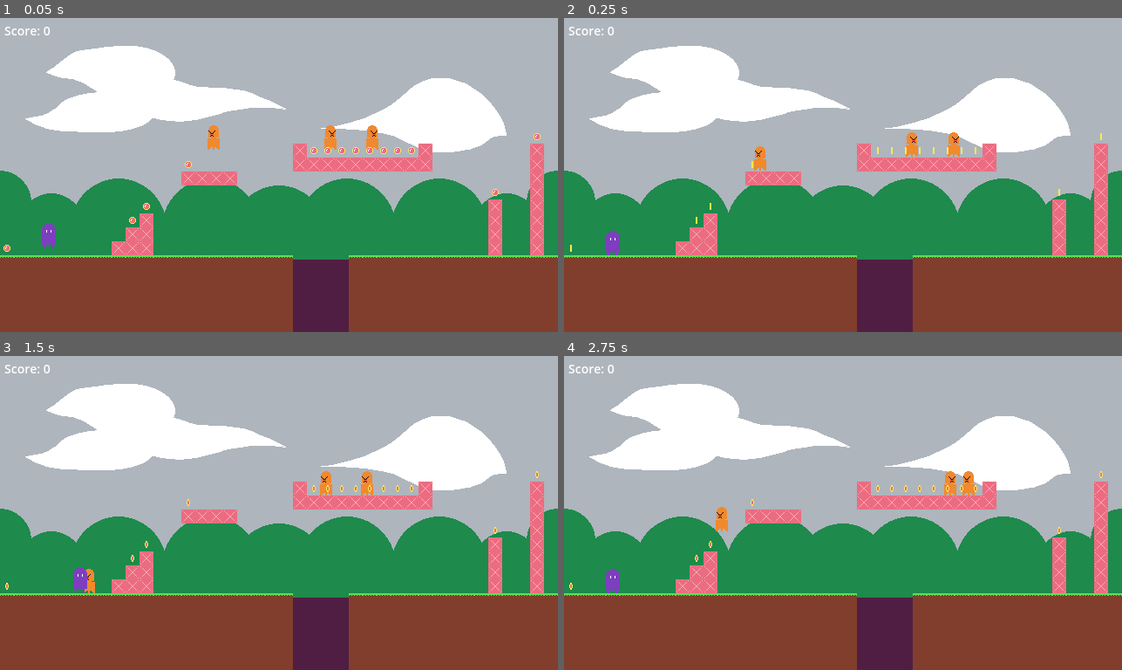
Above: before the commit, frames 1-4 (two rows, left to right).
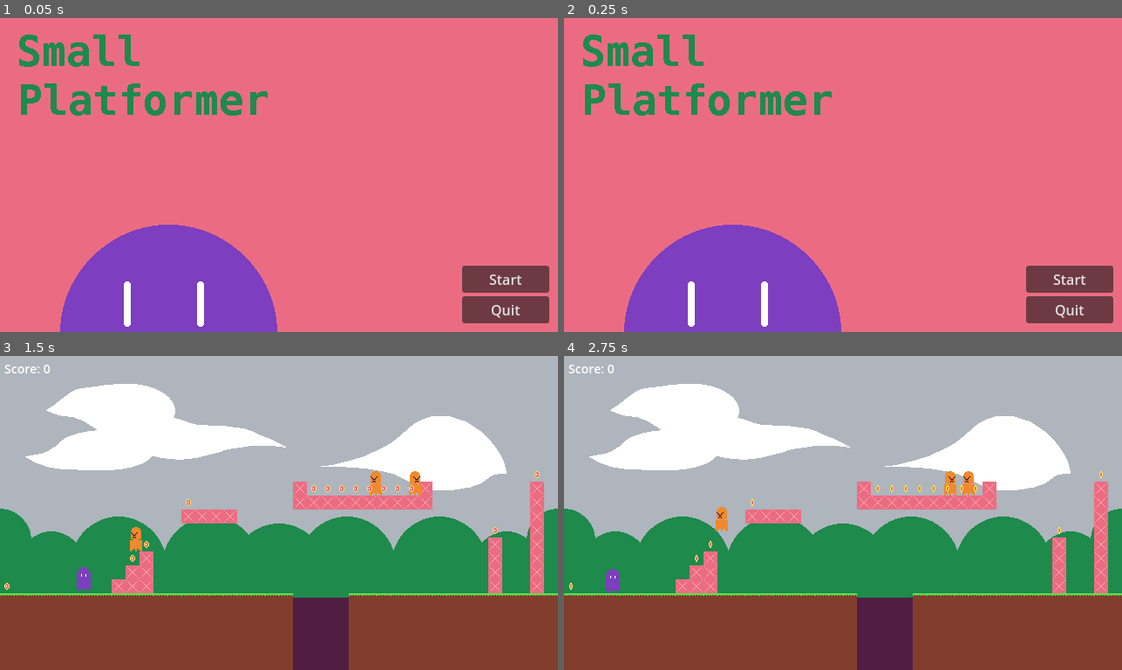
Above: after the commit, the same moments.

Repository: tfcb93/module-small-platformer
Game: Godot game, scene res://scenes/game.tscn
Two runs of this game, one before a commit and one after it. Both use one fixed random seed, a clock stepped at 60 frames per second and the inputs below.
Inputs (mouse positions are in pixels of both pictures, inside the frame that each line leads up to):
- Up to frame 1 (0.05 s): no input
- Up to frame 2 (0.25 s): no input
- Up to frame 3 (1.5 s): click (507, 616) at 0.5 s, where only the run after the commit has a clickable "Start"; hold Right (right) from 1.28 s (still down)
- Up to frame 4 (2.75 s): tap Space (jump) at 1.52 s; release Right (right) at 2 s; click "Restart" at 2 s

The runs differ from the first frame. In frame 1, 94% of the frame differs, in the area x 0-100%, y 0-100%; in frame 2, 95%; in frame 3, 0.9%; in frame 4, nothing differs.

Commit message:
Adds start screen

Diff:
--- a/scenes/game.tscn
+++ b/scenes/game.tscn
@@ -1,9 +1,10 @@
-[gd_scene load_steps=5 format=3 uid="uid://hu5yrkqxq6au"]
+[gd_scene load_steps=6 format=3 uid="uid://hu5yrkqxq6au"]
 
 [ext_resource type="Script" uid="uid://bu7e2kwg3tqg4" path="res://scripts/game.gd" id="1_gd55p"]
 [ext_resource type="PackedScene" uid="uid://d711eis0raum" path="res://scenes/background.tscn" id="2_lbhrr"]
 [ext_resource type="PackedScene" uid="uid://c6thgcr06l35p" path="res://scenes/audio_management.tscn" id="4_lbhrr"]
 [ext_resource type="PackedScene" uid="uid://c07ubfg6oras7" path="res://scenes/ui.tscn" id="5_iywne"]
+[ext_resource type="PackedScene" uid="uid://cv36qe2hnc12b" path="res://scenes/start_screen.tscn" id="5_p57ef"]
 
 [node name="Game" type="Node2D"]
 script = ExtResource("1_gd55p")
@@ -13,3 +14,6 @@
 [node name="AudioManagement" parent="." instance=ExtResource("4_lbhrr")]
 
 [node name="UI" parent="." instance=ExtResource("5_iywne")]
+
+[node name="Start Screen" parent="." instance=ExtResource("5_p57ef")]
+unique_name_in_owner = true
--- /dev/null
+++ b/scenes/start_screen.tscn
@@ -0,0 +1,48 @@
+[gd_scene load_steps=3 format=3 uid="uid://cv36qe2hnc12b"]
+
+[ext_resource type="Script" uid="uid://btedjcmobtt8y" path="res://scripts/start_screen.gd" id="1_o7i0r"]
+[ext_resource type="Texture2D" uid="uid://c5l82vmrv78j1" path="res://assets/images/title_screen.png" id="1_tx5wa"]
+
+[node name="Start Screen" type="Node2D"]
+script = ExtResource("1_o7i0r")
+
+[node name="interface" type="CanvasLayer" parent="."]
+
+[node name="Control" type="Control" parent="interface"]
+layout_mode = 3
+anchors_preset = 15
+anchor_right = 1.0
+anchor_bottom = 1.0
+grow_horizontal = 2
+grow_vertical = 2
+
+[node name="VBoxContainer" type="VBoxContainer" parent="interface/Control"]
+custom_minimum_size = Vector2(100, 0)
+layout_mode = 1
+anchors_preset = 3
+anchor_left = 1.0
+anchor_top = 1.0
+anchor_right = 1.0
+anchor_bottom = 1.0
+offset_left = -50.0
+offset_top = -50.0
+offset_right = -10.0
+offset_bottom = -10.0
+grow_horizontal = 0
+grow_vertical = 0
+
+[node name="start game" type="Button" parent="interface/Control/VBoxContainer"]
+layout_mode = 2
+text = "Start"
+
+[node name="quit" type="Button" parent="interface/Control/VBoxContainer"]
+unique_name_in_owner = true
+layout_mode = 2
+text = "Quit"
+
+[node name="background" type="Sprite2D" parent="."]
+texture = ExtResource("1_tx5wa")
+offset = Vector2(320, 180)
+
+[connection signal="pressed" from="interface/Control/VBoxContainer/start game" to="." method="_on_start_game_pressed"]
+[connection signal="pressed" from="interface/Control/VBoxContainer/quit" to="." method="_on_quit_pressed"]
--- a/scripts/events.gd
+++ b/scripts/events.gd
@@ -1,4 +1,6 @@
 extends Node;
+
+signal start_game();
 
 signal update_camera_limits();
 
--- a/scripts/game.gd
+++ b/scripts/game.gd
@@ -6,8 +6,7 @@
 
 func _ready() -> void:
 
-	create_level();
-
+	Events.start_game.connect(_on_start_game);
 	Events.win.connect(_on_win);
 	Events.add_point.connect(_on_add_point);
 	Events.kill_player.connect(_on_kill_player);
@@ -19,6 +18,12 @@
 	Globals.actual_level_tilemap = actual_level;
 	add_child(actual_level);
 	move_child(actual_level, 1);
+
+func _on_start_game() -> void:
+	var start_screen: Node = %"Start Screen";
+	remove_child(start_screen);
+	start_screen.call_deferred("queue_free");
+	create_level();
 
 func _on_win() -> void:
 	Globals.is_game_finished = true;
--- a/scripts/globals.gd
+++ b/scripts/globals.gd
@@ -24,5 +24,3 @@
 var is_game_finished: bool = false;
 
 var is_game_over: bool = false;
-
-var is_game_started: bool = true;
--- /dev/null
+++ b/scripts/start_screen.gd
@@ -0,0 +1,11 @@
+extends Node2D;
+
+func _ready() -> void:
+    if (OS.has_feature("web")):
+        %quit.visible = false;
+
+func _on_quit_pressed() -> void:
+    get_tree().quit();
+
+func _on_start_game_pressed() -> void:
+    Events.start_game.emit();
--- a/scripts/ui.gd
+++ b/scripts/ui.gd
@@ -6,7 +6,9 @@
 
     %big_message.visible = false;
     %simple_menu.visible = false;
+    %player_score.visible = false;
 
+    Events.start_game.connect(_on_start_game);
     Events.show_message.connect(_on_show_message);
     Events.hide_message.connect(_on_hide_message);
     Events.show_menu.connect(_on_show_menu);
@@ -34,3 +36,6 @@
 
 func _on_hide_menu() -> void:
     %simple_menu.visible = false;
+
+func _on_start_game() -> void:
+    %player_score.visible = true;
Binary file added: assets/images/title_screen.aseprite
Binary file added: assets/images/title_screen.png
Not shown, added: assets/images/title_screen.png.import
Not shown, added: scripts/start_screen.gd.uid
